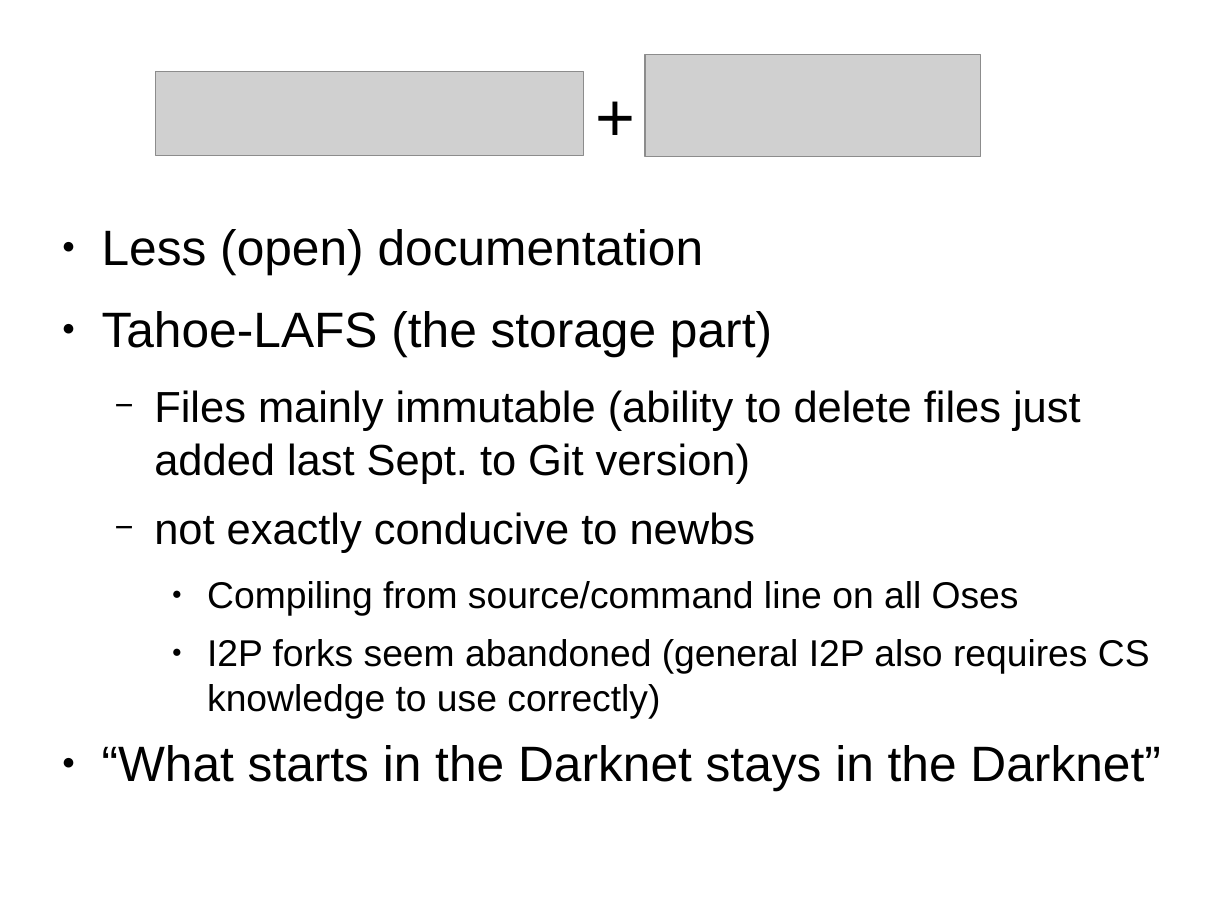
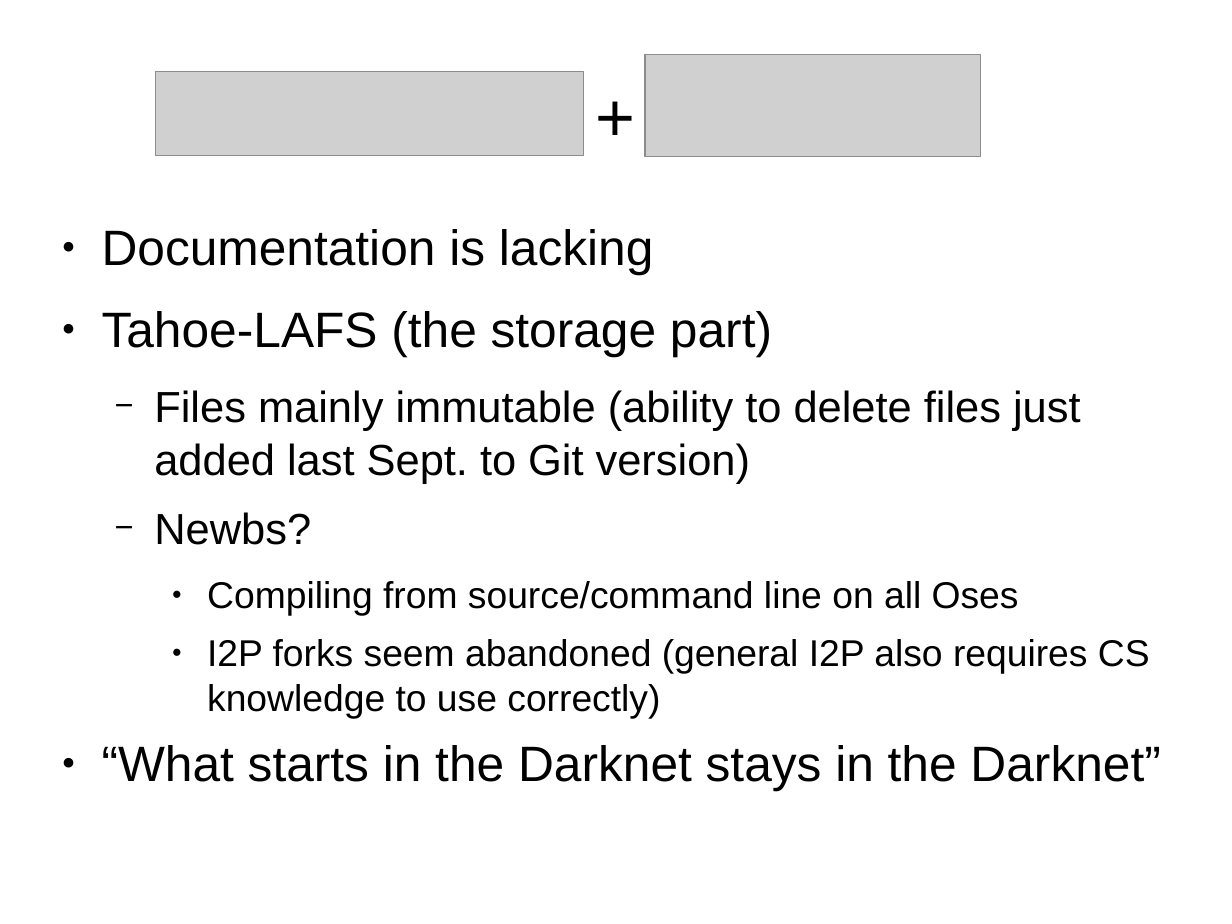
Before and after one commit to Zandrr/phonebook.js, a slide deck: slide 7 of documentation/ecen5013_presentation.odp. Drawn at 1232x924 pixels with LibreOffice and Linux fonts; fonts in the diff are those of the drawing; grey boxes stand for pictures. Boxes give left, top, right and bottom in pixels: in the first picture for what was removed or moved away, otherwise in the second. Text is boxed around its words. In the diff, an @@ line names an element or a change of style, - is before the commit and + after.

```diff
--- a/documentation/ecen5013_presentation.odp
+++ b/documentation/ecen5013_presentation.odp
@@ text at (x1=102, y1=229, x2=654, y2=275): text changed @@
-● Less (open) documentation
+● Documentation is lacking
@@ text at (x1=154, y1=512, x2=311, y2=545): text changed @@
-  − not exactly conducive to newbs
+  − Newbs?
```
Also in this commit, not shown: 10 other slides changed, 9 slides added, 5 slides removed.
